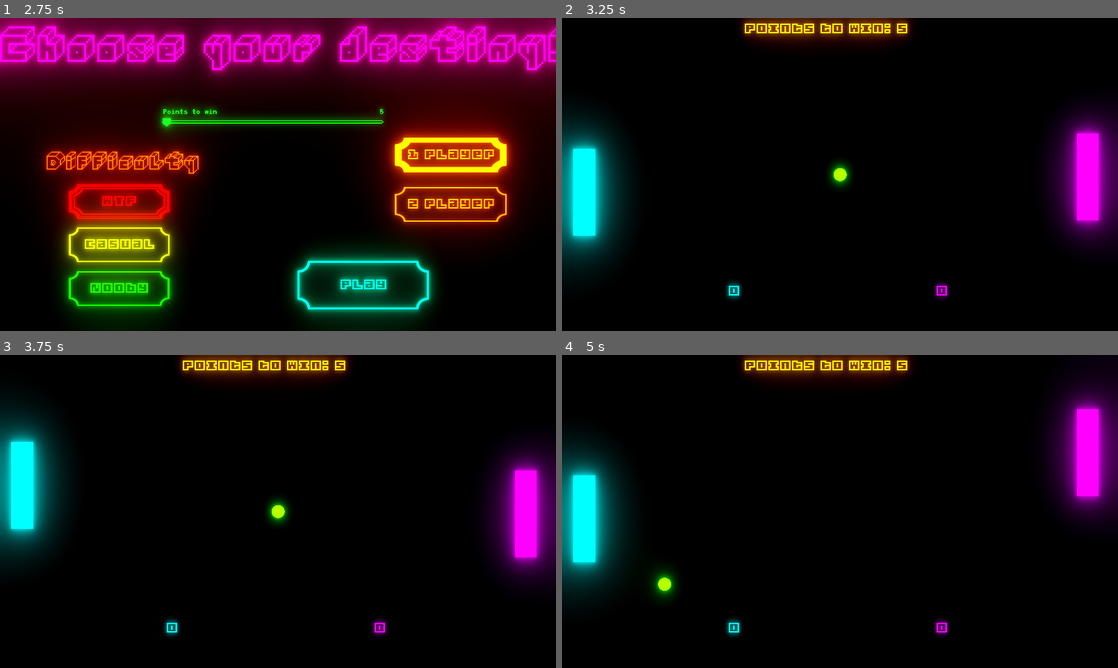
Above: before the commit, frames 1-4 (two rows, left to right).
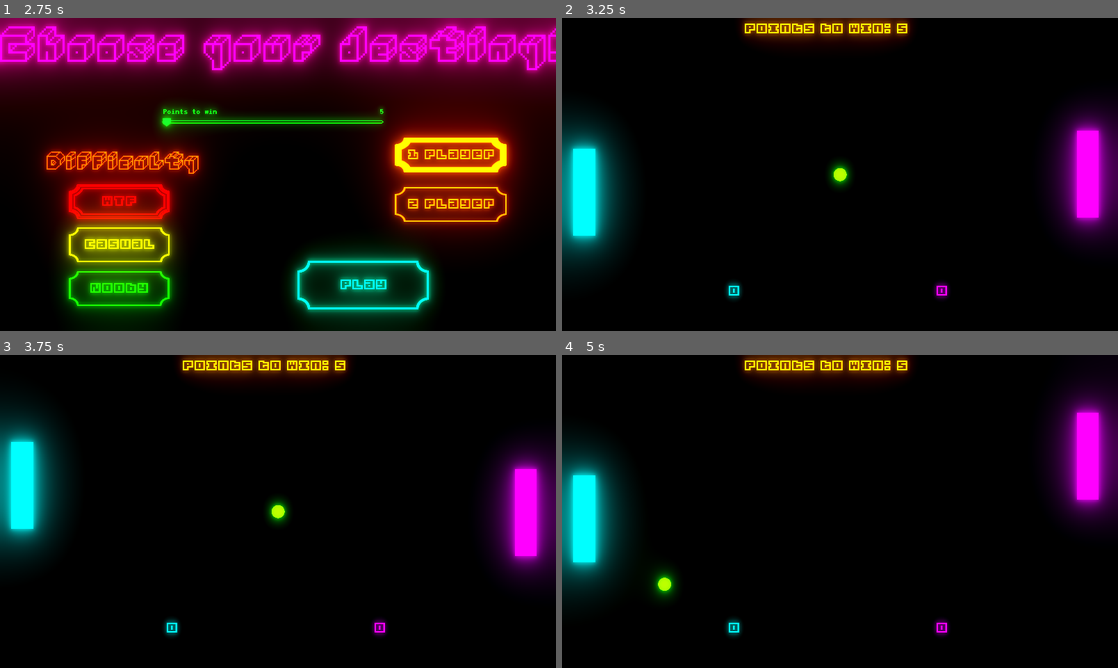
Above: after the commit, the same moments.

Repository: swip3798/ExtremePong
Game: Godot game, scene res://Objects/Main Menu.tscn
Same seed, same stepped clock (60 frames per second), same inputs: the game is played once before the commit and once after it.
Inputs (mouse positions are in pixels of both pictures, inside the frame that each line leads up to):
- Up to frame 1 (2.75 s): click "Play" at 0.5 s; click "1 Player" at 1.25 s; click "1 Player" at 2 s
- Up to frame 2 (3.25 s): click "Play" at 2.75 s
- Up to frame 3 (3.75 s): move the mouse to (400, 495) at 3.52 s; hold W (ui_up) from 3.53 s (still down); click (400, 495) at 3.67 s
- Up to frame 4 (5 s): move the mouse to (728, 527) at 4.27 s; release W (ui_up) at 4.28 s; hold S (ui_down) from 4.28 s (still down)

Frame 1 is identical in both runs. In frame 2, 0.2% of the frame differs, in the area x 92-97%, y 34-67%; in frame 3, less than 0.1%; in frame 4, 0.3%, in the area x 92-97%, y 15-49%.

Commit message:
Update Objects/AIController.gd

Diff:
--- a/Objects/AIController.gd
+++ b/Objects/AIController.gd
@@ -15,7 +15,7 @@
 		difficulty = 1
 		ProjectSettings.set_setting("globals/ai_difficulty", 1)
 		ProjectSettings.save()
-	set_process(false)
+	set_physics_process(false)
 	dtarget = get_parent().get_node("Debug Target")
 	go_to_point = Vector2(0, ProjectSettings.get_setting("globals/height") / 2)
 
@@ -26,10 +26,10 @@
 	Ball = ball
 
 func start_ai():
-	set_process(true)
+	set_physics_process(true)
 
 func stop_ai():
-	set_process(false)
+	set_physics_process(false)
 
 func get_ball_y(BP, vB, bSize):
 	var P_x = Player.get_position()[0]
@@ -55,7 +55,7 @@
 		return Vector2(Player.get_position()[0], newB_y)
 
 
-func _process(delta):
+func _physics_process(delta):
 	var target_point = 0
 	if difficulty == 0 or difficulty == 1 and Ball.speed[0] > 0 and Ball.speedFactor > 0 or difficulty == 1 and Ball.speed[0] < 0 and Ball.speedFactor < 0:
 		var rel_enterpoint = (Player.get_position() - Ball.get_position())[1] / 100
